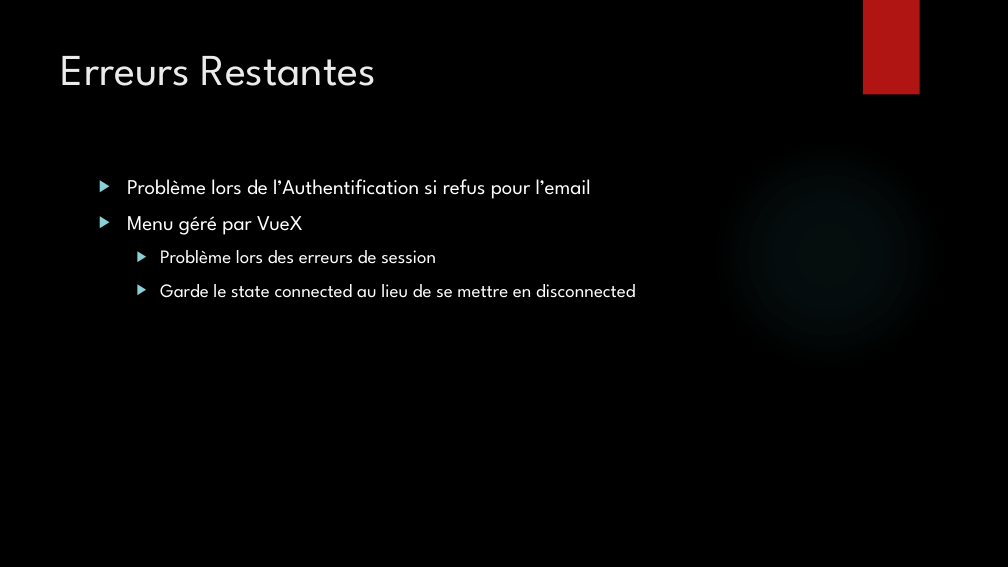
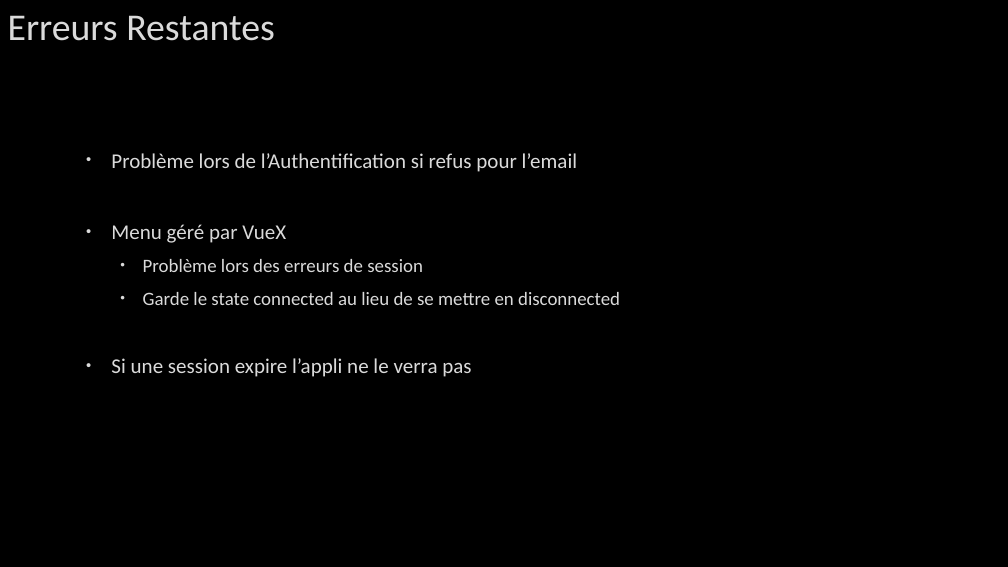
Before and after one commit to mbonjour/Shoot4Stats, a slide deck: slide 10 of Documentation/Défense/Shoot4stats.pptx (slide 5 before the commit). Drawn at 1008x567 pixels with LibreOffice and Linux fonts; fonts in the diff are those of the drawing; background and template pictures are left out. Boxes give left, top, right and bottom in pixels: in the first picture for what was removed or moved away, otherwise in the second. Text is boxed around its words. In the diff, an @@ line names an element or a change of style, - is before the commit and + after.

Commit message:
presentation push

```diff
--- a/Documentation/Défense/Shoot4stats.pptx
+++ b/Documentation/Défense/Shoot4stats.pptx
@@ title "Erreurs Restantes" moved from (x1=61, y1=56, x2=376, y2=86) to (x1=8, y1=15, x2=275, y2=41) @@
@@ title "Erreurs Restantes" at (x1=8, y1=15, x2=275, y2=41): size 42 to 36 pt, font League Spartan to Calibri, text colour #EBEBEB to #DADADA, letter outline none to #404040 0.75 pt; vertical alignment top to middle @@
@@ rectangle removed at (x1=863, y1=0, x2=920, y2=95) @@
@@ text "Problème lors de l’Authentification si ..." moved from (x1=127, y1=179, x2=636, y2=298) to (x1=111, y1=153, x2=620, y2=377) @@
@@ text at (x1=111, y1=153, x2=620, y2=305): font League Spartan to Calibri, text colour #FFFFFF to #DADADA, letter outline none to #404040 0.75 pt in "Problème lors de l’Authentification si refus pour ...", "Menu géré par VueX", "Problème lors des erreurs de session", "Garde le state connected au lieu de ..."; bullet ▶ to •; bullet colour #8AD0D6 to #DADADA @@
@@ text at (x1=111, y1=358, x2=471, y2=377): paragraph added @@
+• Si une session expire l’appli ne le verra pas
```
Also in this commit, not shown: 4 other slides changed, 6 slides added.
